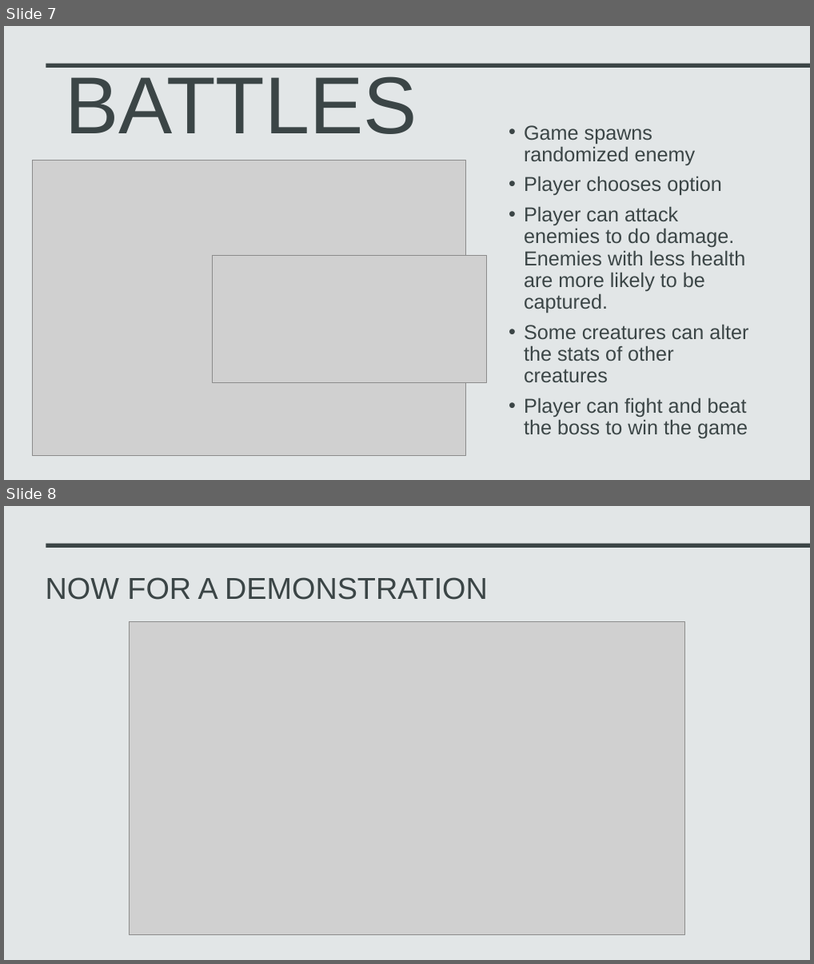
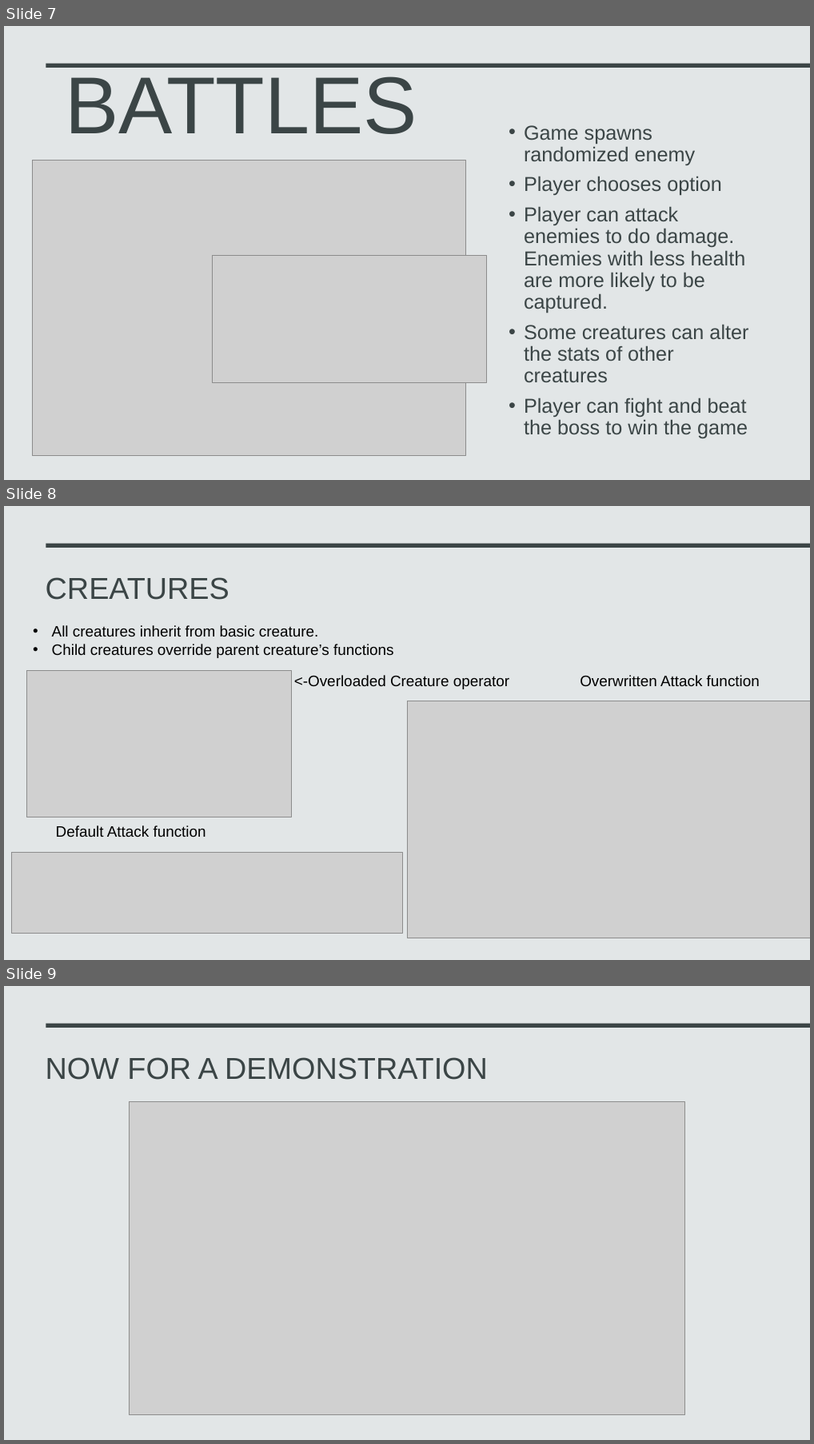
Before and after one commit to deangbingham-star/CPSC-225-Group-Project, a slide deck: LEGALLY DISTINCT.pptx. Shown one above the other, each under a label of ours: slides 7 and 8 before the commit, slides 7, 8 and 9 after it. The pictures are 814x964 and 814x1444 pixels, drawn with LibreOffice and Linux fonts; fonts in the diff are those of the drawing; grey boxes stand for pictures. Boxes give left, top, right and bottom in pixels: in the first picture for what was removed or moved away, otherwise in the second. Text is boxed around its words. In the diff, an @@ line names an element or a change of style, - is before the commit and + after.

Commit message:
Added creature slide, fixed typos

```diff
--- a/LEGALLY DISTINCT.pptx
+++ b/LEGALLY DISTINCT.pptx
@@ slide 8 added at (4, 506, 810, 960), background #E2E6E7; not listed: 1 template element that a slide beside it also shows @@
@@ title added at (46, 577, 230, 600), 36 pt, text #3B4546 @@
+CREATURES
@@ text added at (52, 625, 394, 658), 18 pt, text #000000 @@
+• All creatures inherit from basic creature.
+• Child creatures override parent creature’s functions
@@ picture added at (27, 671, 291, 816) @@
@@ text added at (294, 675, 510, 689), 18 pt, text #000000 @@
+<-Overloaded Creature operator
@@ text added at (580, 675, 760, 686), 18 pt, text #000000 @@
+Overwritten Attack function
@@ picture added at (407, 700, 810, 937) @@
@@ text added at (56, 825, 206, 836), 18 pt, text #000000 @@
+Default Attack function
@@ picture added at (12, 852, 403, 932) @@
@@ what was slide 8 is now slide 9 @@
```
Also in this commit, not shown: 3 slides changed.
